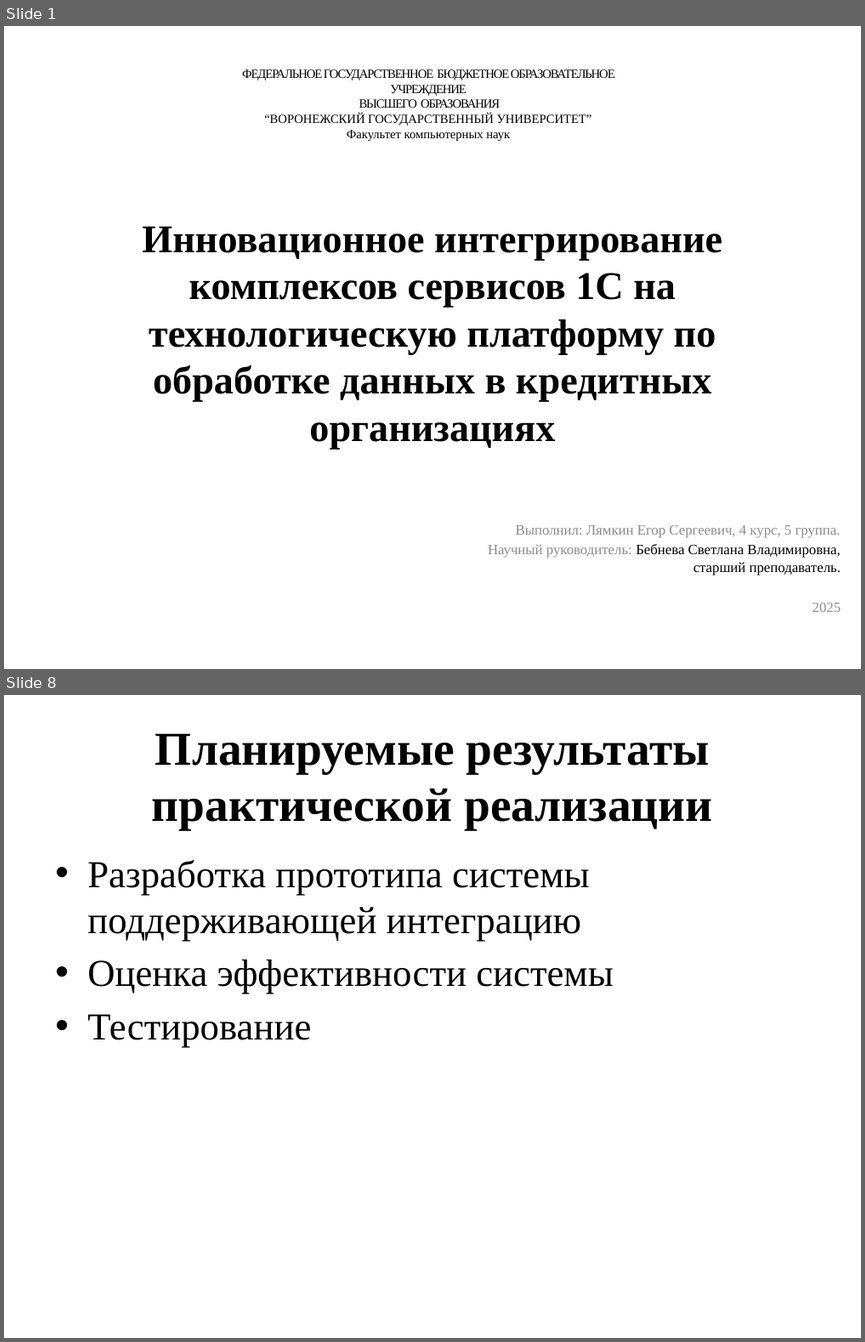
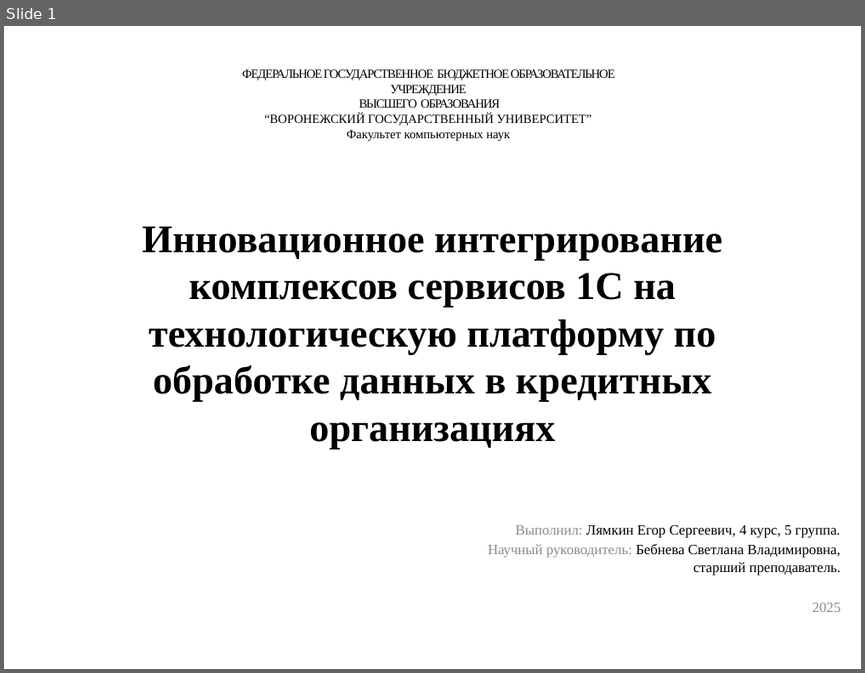
Before and after one commit to 4Bul04kka/diploma, a slide deck: дипломная работа/Лямкин презентация.pptx. Shown one above the other, each under a label of ours: slides 1 and 8 before the commit, slide 1 after it; the slides between them are not shown. The pictures are 865x1342 and 865x673 pixels, drawn with LibreOffice and Linux fonts; fonts in the diff are those of the drawing. Boxes give left, top, right and bottom in pixels: in the first picture for what was removed or moved away, otherwise in the second. Text is boxed around its words. In the diff, an @@ line names an element or a change of style, - is before the commit and + after.

```diff
--- a/дипломная работа/Лямкин презентация.pptx
+++ b/дипломная работа/Лямкин презентация.pptx
@@ slide 8 removed at (x1=4, y1=695, x2=861, y2=1338), background #FFFFFF @@
@@ title removed at (x1=152, y1=733, x2=712, y2=829) @@
-Планируемые результаты практической реализации
@@ text removed at (x1=87, y1=860, x2=613, y2=1048) @@
-• Разработка прототипа системы поддерживающей интеграцию
-• Оценка эффективности системы
-• Тестирование
@@ slide 1 changed as well @@
@@ subtitle at (x1=516, y1=525, x2=840, y2=538): text colour #8C8C8C to #000000 in "Лямкин Егор Сергеевич, 4 курс, 5 группа." @@
```
Also in this commit, not shown: 8 slides added, 6 other slides removed, 19 other files.
